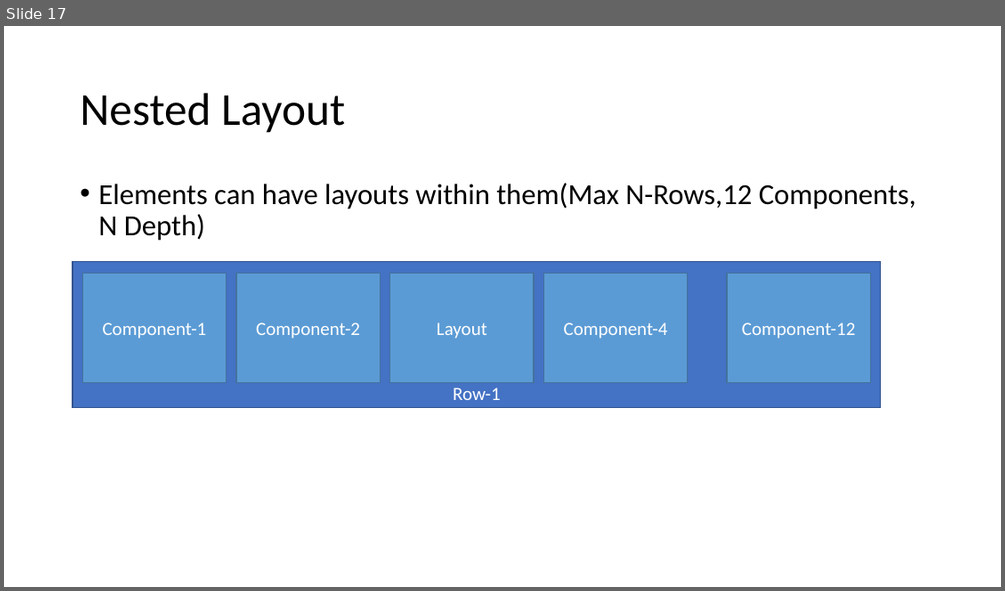
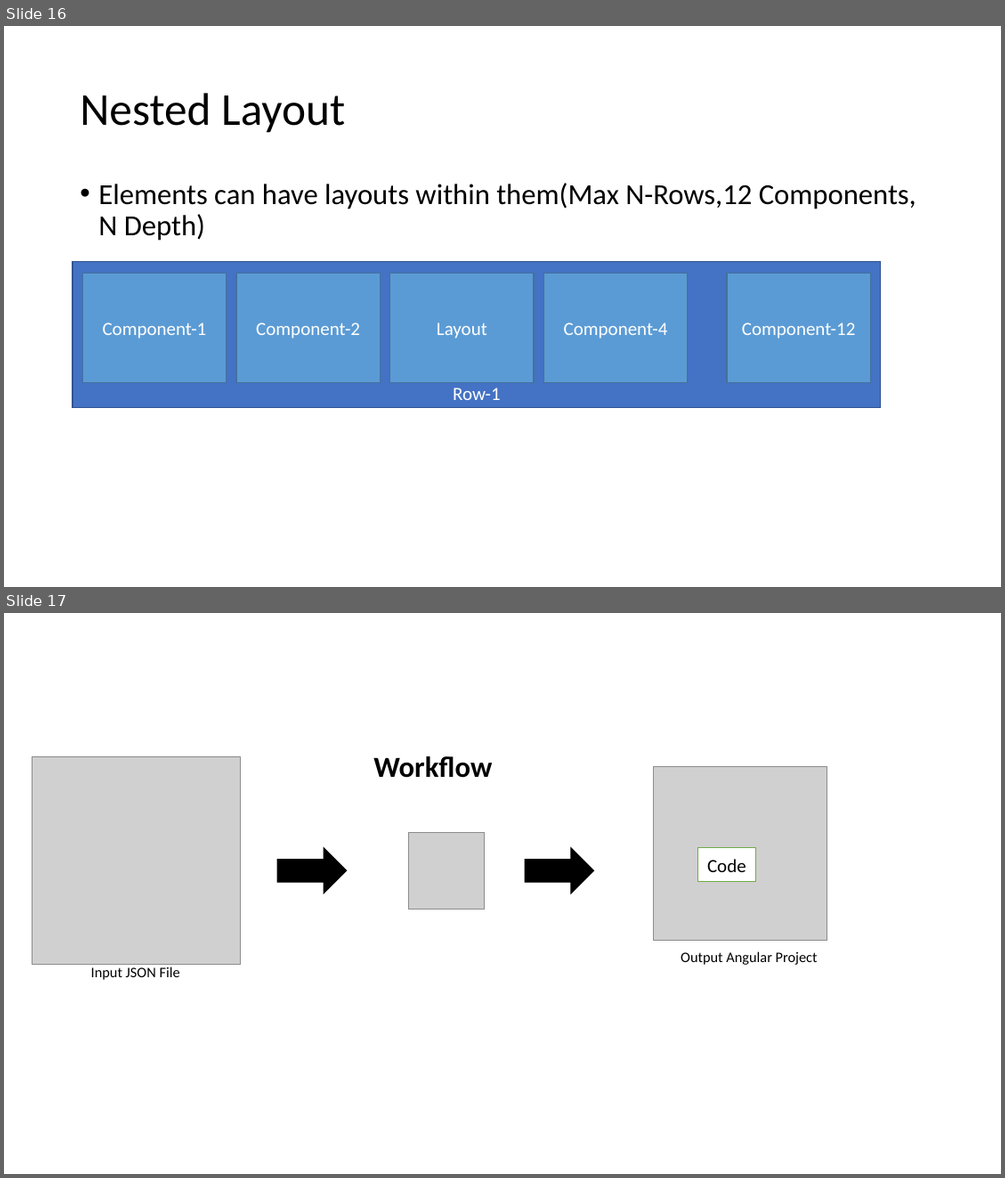
Before and after one commit to LRagji/magic-tool, a slide deck: documentation/Software 2.0.pptx. Shown one above the other, each under a label of ours: slide 17 before the commit, slides 16 and 17 after it. The pictures are 1005x591 and 1005x1178 pixels, drawn with LibreOffice and Linux fonts; fonts in the diff are those of the drawing; grey boxes stand for pictures. Boxes give left, top, right and bottom in pixels: in the first picture for what was removed or moved away, otherwise in the second. Text is boxed around its words. In the diff, an @@ line names an element or a change of style, - is before the commit and + after.

```diff
--- a/documentation/Software 2.0.pptx
+++ b/documentation/Software 2.0.pptx
@@ slide 17 added at [4,613,1001,1174], background #FFFFFF @@
@@ picture added at [32,756,241,965] @@
@@ text added at [373,756,492,778], 28 pt, text #000000, bold @@
+Workflow
@@ picture added at [653,766,826,940] @@
@@ right arrow added at [278,848,347,893], fill #000000, outline #000000 1 pt @@
@@ picture added at [409,832,485,908] @@
@@ right arrow added at [526,848,594,893], fill #000000, outline #000000 1 pt @@
@@ rectangle added at [698,848,756,882], fill #FFFFFF, outline #70AD47 1 pt, 18 pt, text #000000 @@
+Code
@@ text added at [680,951,817,965], 14 pt, text #000000 @@
+Output Angular Project
@@ text added at [91,966,180,980], 14 pt, text #000000 @@
+Input JSON File
@@ what was slide 17 is now slide 16 @@
```
Also in this commit, not shown: 1 slide removed, 3 other files.
